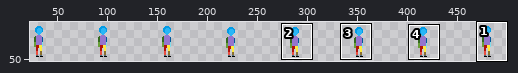
One commit to this sprite sheet: The Fallen Guardian/Assets/Art/Characters/Player/Idle/Player_Idle_Right.png. Above: a wide view before the commit, with the close-up outlined.
Close-up. Old version:
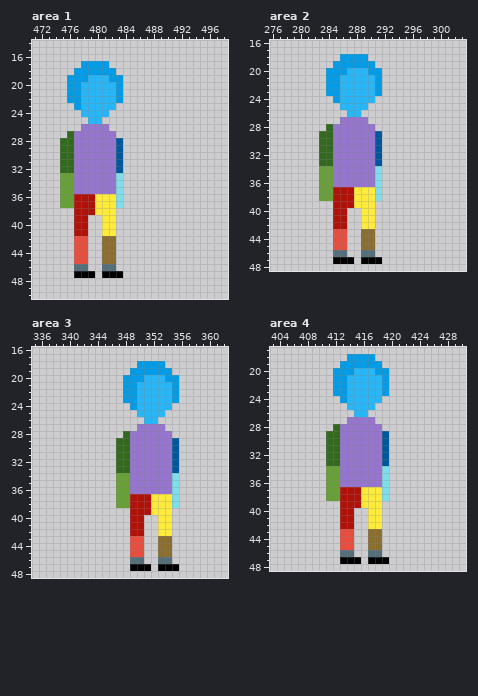
The file is 512x64 pixels. Shown: area 1: x 471..498, y 14..50; area 2: x 276..303, y 16..48; area 3: x 335..362, y 16..48; area 4: x 403..430, y 17..48. The wide view leaves out empty margins.
After:
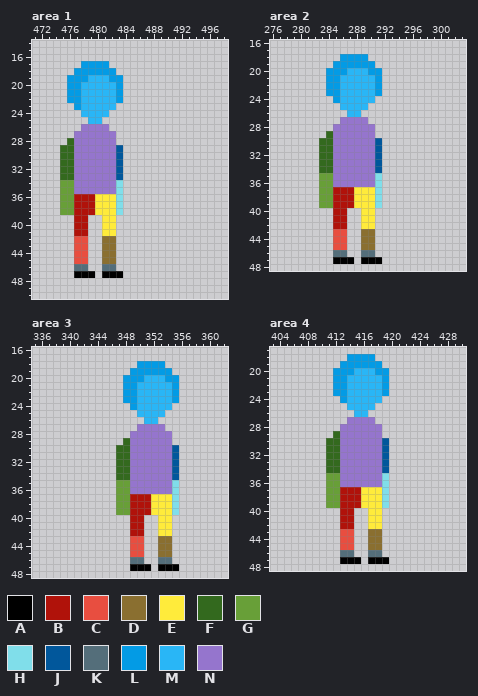
Palette (. is transparent): A #000000  B #b0120a  C #e84e40  D #8a6f30  E #ffeb3b  F #33691e  G #689f38  H #80deea  J #01579b  K #546e7a  L #039be5  M #29b6f6  N #9575cd
Change:
Area 1:
Colour G becomes colour F in row 33 at x 475 to 476.
The author put colour G in row 38 at x 475 to 476.
The author put colour H in row 38 at x 483.
Colour H becomes colour J in row 33 at x 483.
The edit erases colour F in row 27 at x 476; in row 28 at x 475.
The edit erases colour J in row 28 at x 483.
Area 2:
Colour G becomes colour F in row 34 at x 283 to 284.
The author put colour G in row 39 at x 283 to 284.
The author put colour H in row 39 at x 291.
Colour H becomes colour J in row 34 at x 291.
The edit erases colour F in row 28 at x 284; in row 29 at x 283.
The edit erases colour J in row 29 at x 291.
Area 3:
Colour G becomes colour F in row 34 at x 347 to 348.
The author put colour G in row 39 at x 347 to 348.
The author put colour H in row 39 at x 355.
Colour H becomes colour J in row 34 at x 355.
The edit erases colour F in row 28 at x 348; in row 29 at x 347.
The edit erases colour J in row 29 at x 355.
Area 4:
Colour G becomes colour F in row 34 at x 411 to 412.
The author put colour G in row 39 at x 411 to 412.
The author put colour H in row 39 at x 419.
Colour H becomes colour J in row 34 at x 419.
The edit erases colour F in row 28 at x 412; in row 29 at x 411.
The edit erases colour J in row 29 at x 419.
